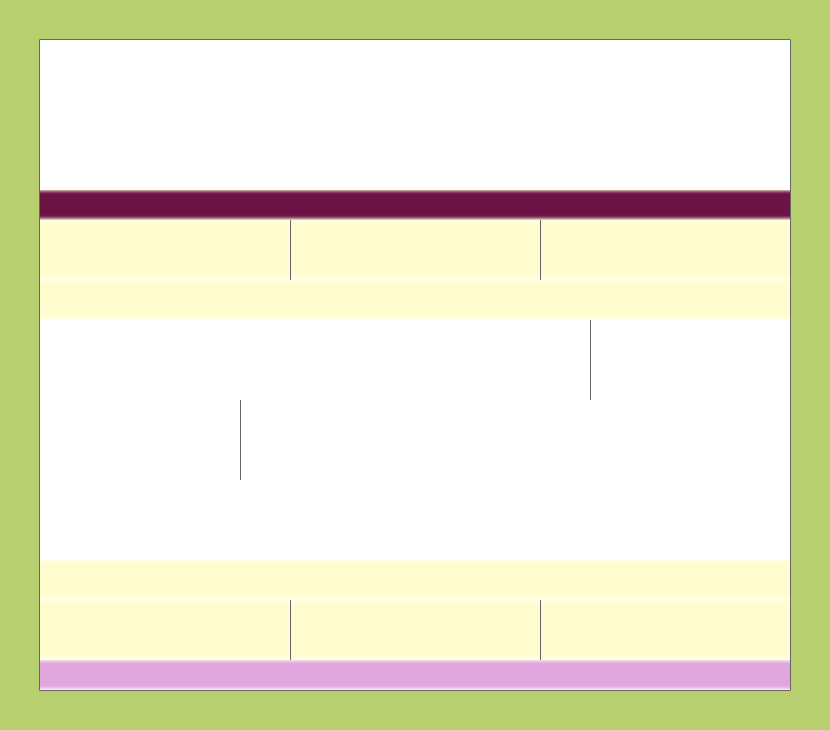
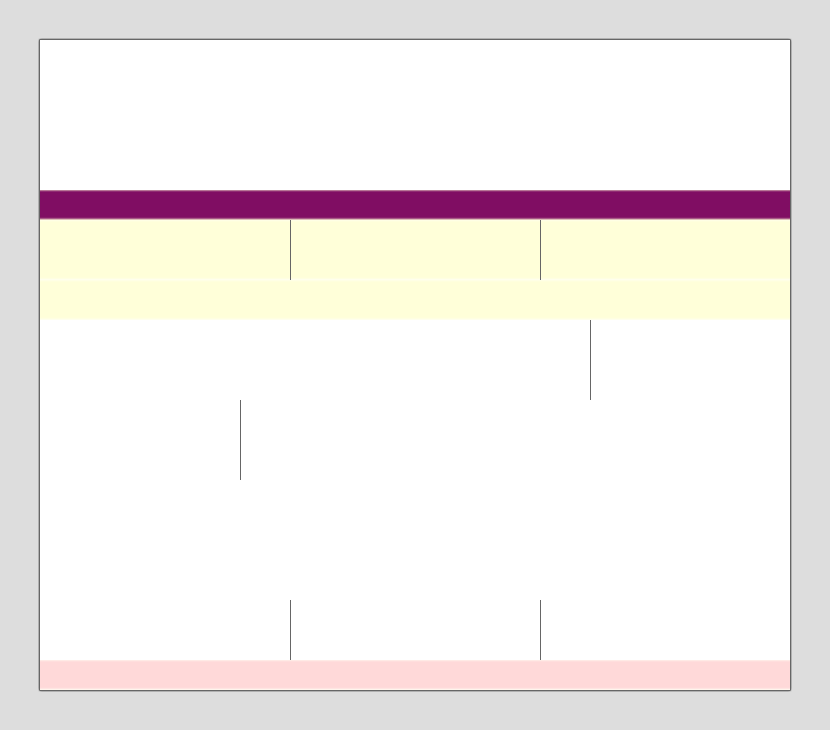
Comparing the layer stacks of the two 830 x 730 images. Changes:
painted on "navbar" over [40, 190, 790, 220]
painted on "header boxes" over [40, 222, 790, 277]
removed layer "footer boxes" over [40, 600, 790, 660]
painted on "header widget" over [40, 282, 790, 317]
removed layer "footer widget" over [40, 560, 790, 600]
moved "footer" above "canvas", painted on it over [40, 660, 790, 690]
painted on "Background" over [0, 0, 830, 730]
